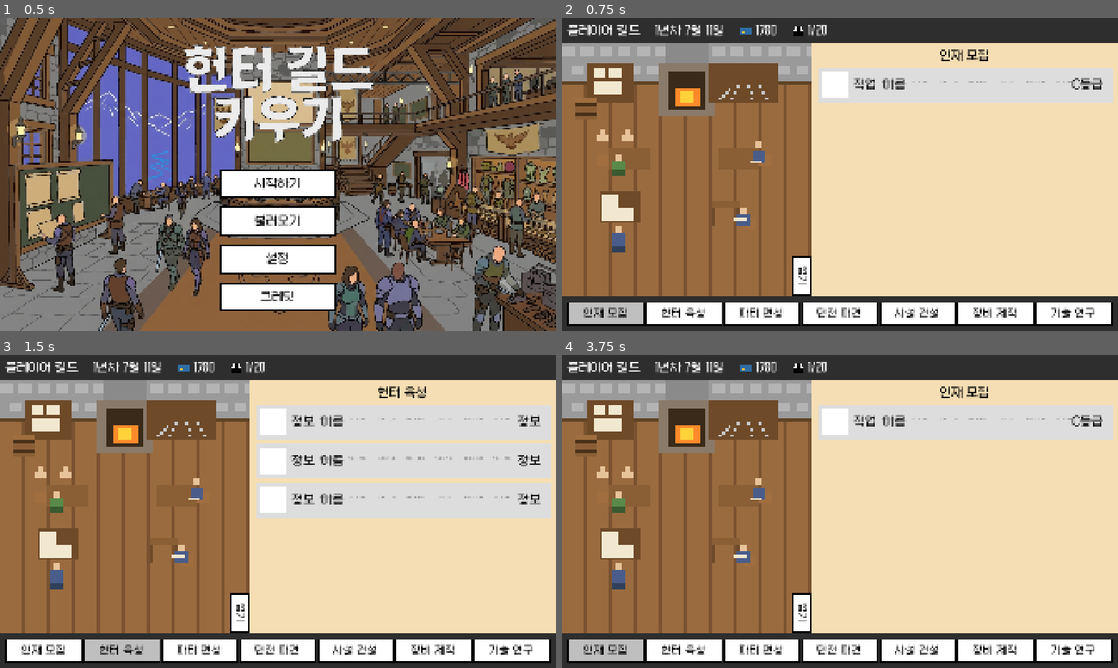
Above: before the commit, frames 1-4 (two rows, left to right).
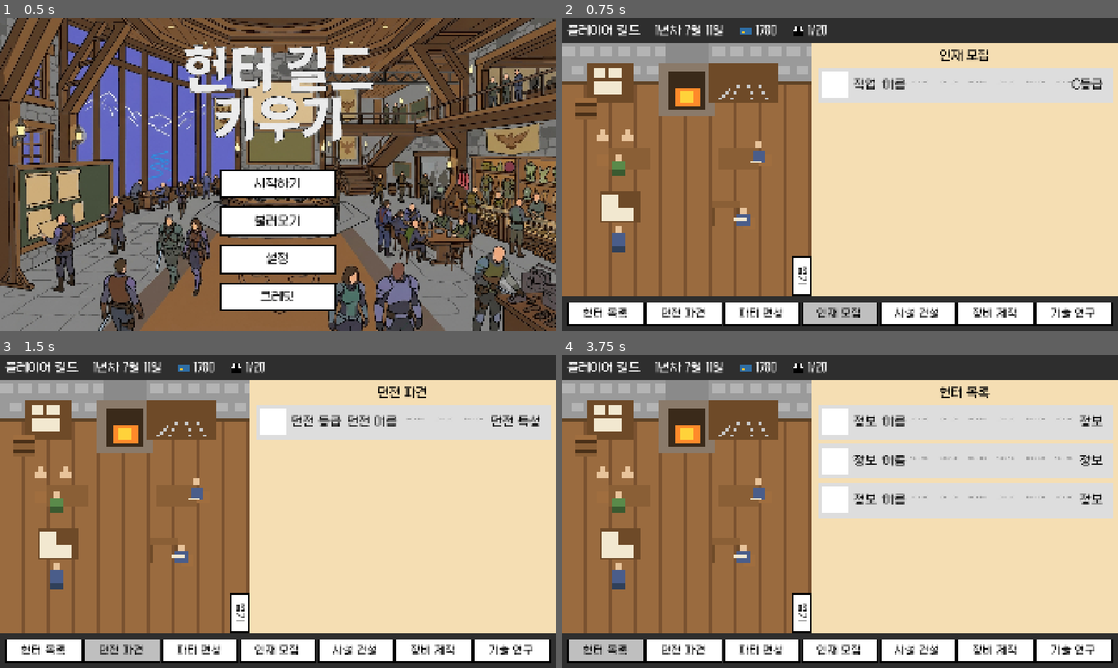
Above: after the commit, the same moments.

Repository: motsuni04/hunter-guild-tycoon
Game: Godot game, scene res://scenes/main/title.tscn
Two runs of this game, one before a commit and one after it. Both use one fixed random seed, a clock stepped at 60 frames per second and the inputs below.
Inputs (mouse positions are in pixels of both pictures, inside the frame that each line leads up to):
- Up to frame 1 (0.5 s): no input
- Up to frame 2 (0.75 s): click "시작하기" at 0.5 s
- Up to frame 3 (1.5 s): click (122, 649) at 1.25 s, where only the run before the commit has a clickable "헌터 육성"
- Up to frame 4 (3.75 s): click (962, 420) at 2.02 s; click (962, 461) at 2.77 s; click (606, 649) at 3.5 s, where only the run after the commit has a clickable "헌터 목록"

Frame 1 is identical in both runs. In frame 2, 1.9% of the frame differs, in the area x 1-57%, y 90-98%; in frame 3, 13%, in the area x 3-100%, y 10-96%; in frame 4, 13%.

Commit message:
Rename train -> hunter UI and ignore .tmp files
Rename Train window and related UI to Hunter: scenes/windows/train_window.tscn -> scenes/windows/hunter_window.tscn, update scene nodes, button texts, and signal handlers in game.tscn and game.gd (TRAIN_* -> HUNTER_*; _on_train_button_pressed -> _on_hunter_button_pressed). Add '*.tmp' to .gitignore to ignore editor temp files. Remove several leftover research_window .tmp files.

Diff:
--- a/scenes/main/game.gd
+++ b/scenes/main/game.gd
@@ -1,7 +1,7 @@
 extends Control
 
 const RECRUIT_WINDOW := preload("res://scenes/windows/recruit_window.tscn")
-const TRAIN_WINDOW := preload("res://scenes/windows/train_window.tscn")
+const HUNTER_WINDOW := preload("res://scenes/windows/hunter_window.tscn")
 const TEAM_WINDOW := preload("res://scenes/windows/team_window.tscn")
 const BATTLE_WINDOW := preload("res://scenes/windows/battle_window.tscn")
 const BUILD_WINDOW := preload("res://scenes/windows/build_window.tscn")
@@ -10,7 +10,7 @@
 
 @onready var controller_content: Container = $VBoxContainer/HBoxContainer/Controller/ControllerBackground/MarginContainer/ControllerContent
 @onready var recruit_button: Button = $VBoxContainer/LowBar/MarginContainer/HBoxContainer2/RecruitButton
-@onready var train_button: Button = $VBoxContainer/LowBar/MarginContainer/HBoxContainer2/TrainButton
+@onready var hunter_button: Button = $VBoxContainer/LowBar/MarginContainer/HBoxContainer2/HunterButton
 @onready var team_button: Button = $VBoxContainer/LowBar/MarginContainer/HBoxContainer2/TeamButton
 @onready var battle_button: Button = $VBoxContainer/LowBar/MarginContainer/HBoxContainer2/BattleButton
 @onready var build_button: Button = $VBoxContainer/LowBar/MarginContainer/HBoxContainer2/BuildButton
@@ -44,8 +44,8 @@
 	_select(recruit_button, RECRUIT_WINDOW)
 
 
-func _on_train_button_pressed() -> void:
-	_select(train_button, TRAIN_WINDOW)
+func _on_hunter_button_pressed() -> void:
+	_select(hunter_button, HUNTER_WINDOW)
 
 
 func _on_team_button_pressed() -> void:
--- a/scenes/main/game.tscn
+++ b/scenes/main/game.tscn
@@ -171,6 +171,28 @@
 [node name="HBoxContainer2" type="HBoxContainer" parent="VBoxContainer/LowBar/MarginContainer" unique_id=1441437311]
 layout_mode = 2
 
+[node name="HunterButton" parent="VBoxContainer/LowBar/MarginContainer/HBoxContainer2" unique_id=97632282 instance=ExtResource("2_feb5d")]
+custom_minimum_size = Vector2(180, 80)
+layout_mode = 2
+size_flags_horizontal = 3
+theme_override_font_sizes/font_size = 36
+text = "헌터 목록"
+
+[node name="BattleButton" parent="VBoxContainer/LowBar/MarginContainer/HBoxContainer2" unique_id=1185624381 instance=ExtResource("2_feb5d")]
+custom_minimum_size = Vector2(180, 80)
+layout_mode = 2
+size_flags_horizontal = 3
+theme_override_font_sizes/font_size = 36
+text = "던전 파견"
+
+[node name="TeamButton" parent="VBoxContainer/LowBar/MarginContainer/HBoxContainer2" unique_id=995868638 instance=ExtResource("2_feb5d")]
+custom_minimum_size = Vector2(180, 80)
+layout_mode = 2
+size_flags_horizontal = 3
+theme_override_font_sizes/font_size = 36
+text = "파티 편성
+"
+
 [node name="RecruitButton" parent="VBoxContainer/LowBar/MarginContainer/HBoxContainer2" unique_id=1849632553 instance=ExtResource("2_feb5d")]
 custom_minimum_size = Vector2(180, 80)
 layout_mode = 2
@@ -179,29 +201,6 @@
 text = "인재 모집
 "
 
-[node name="TrainButton" parent="VBoxContainer/LowBar/MarginContainer/HBoxContainer2" unique_id=97632282 instance=ExtResource("2_feb5d")]
-custom_minimum_size = Vector2(180, 80)
-layout_mode = 2
-size_flags_horizontal = 3
-theme_override_font_sizes/font_size = 36
-text = "헌터 육성
-"
-
-[node name="TeamButton" parent="VBoxContainer/LowBar/MarginContainer/HBoxContainer2" unique_id=995868638 instance=ExtResource("2_feb5d")]
-custom_minimum_size = Vector2(180, 80)
-layout_mode = 2
-size_flags_horizontal = 3
-theme_override_font_sizes/font_size = 36
-text = "파티 편성
-"
-
-[node name="BattleButton" parent="VBoxContainer/LowBar/MarginContainer/HBoxContainer2" unique_id=1185624381 instance=ExtResource("2_feb5d")]
-custom_minimum_size = Vector2(180, 80)
-layout_mode = 2
-size_flags_horizontal = 3
-theme_override_font_sizes/font_size = 36
-text = "던전 파견"
-
 [node name="BuildButton" parent="VBoxContainer/LowBar/MarginContainer/HBoxContainer2" unique_id=275923653 instance=ExtResource("2_feb5d")]
 custom_minimum_size = Vector2(180, 80)
 layout_mode = 2
@@ -224,10 +223,10 @@
 theme_override_font_sizes/font_size = 36
 text = "기술 연구"
 
+[connection signal="pressed" from="VBoxContainer/LowBar/MarginContainer/HBoxContainer2/HunterButton" to="." method="_on_hunter_button_pressed"]
+[connection signal="pressed" from="VBoxContainer/LowBar/MarginContainer/HBoxContainer2/BattleButton" to="." method="_on_battle_button_pressed"]
+[connection signal="pressed" from="VBoxContainer/LowBar/MarginContainer/HBoxContainer2/TeamButton" to="." method="_on_team_button_pressed"]
 [connection signal="pressed" from="VBoxContainer/LowBar/MarginContainer/HBoxContainer2/RecruitButton" to="." method="_on_recruit_button_pressed"]
-[connection signal="pressed" from="VBoxContainer/LowBar/MarginContainer/HBoxContainer2/TrainButton" to="." method="_on_train_button_pressed"]
-[connection signal="pressed" from="VBoxContainer/LowBar/MarginContainer/HBoxContainer2/TeamButton" to="." method="_on_team_button_pressed"]
-[connection signal="pressed" from="VBoxContainer/LowBar/MarginContainer/HBoxContainer2/BattleButton" to="." method="_on_battle_button_pressed"]
 [connection signal="pressed" from="VBoxContainer/LowBar/MarginContainer/HBoxContainer2/BuildButton" to="." method="_on_build_button_pressed"]
 [connection signal="pressed" from="VBoxContainer/LowBar/MarginContainer/HBoxContainer2/ItemButton" to="." method="_on_item_button_pressed"]
 [connection signal="pressed" from="VBoxContainer/LowBar/MarginContainer/HBoxContainer2/ResearchButton" to="." method="_on_research_button_pressed"]
--- a/scenes/windows/train_window.tscn
+++ b/scenes/windows/hunter_window.tscn
@@ -3,7 +3,7 @@
 [ext_resource type="FontFile" uid="uid://deimdqp32x0o" path="res://assets/fonts/MonaS10.ttf" id="1_font"]
 [ext_resource type="PackedScene" uid="uid://bycvh6v57cfu4" path="res://scenes/ui_common/base_info.tscn" id="2_recruitinfo"]
 
-[node name="TrainWindow" type="VBoxContainer" unique_id=6610001]
+[node name="HunterWindow" type="VBoxContainer" unique_id=6610001]
 offset_right = 1920.0
 offset_bottom = 1080.0
 size_flags_horizontal = 3
@@ -15,7 +15,7 @@
 theme_override_colors/font_color = Color(0, 0, 0, 1)
 theme_override_fonts/font = ExtResource("1_font")
 theme_override_font_sizes/font_size = 40
-text = "헌터 육성"
+text = "헌터 목록"
 horizontal_alignment = 1
 
 [node name="ScrollContainer" type="ScrollContainer" parent="." unique_id=6610003]
@@ -23,16 +23,16 @@
 size_flags_vertical = 3
 horizontal_scroll_mode = 0
 
-[node name="TrainInfoList" type="VBoxContainer" parent="ScrollContainer" unique_id=6610004]
+[node name="HunterInfoList" type="VBoxContainer" parent="ScrollContainer" unique_id=6610004]
 layout_mode = 2
 size_flags_horizontal = 3
 theme_override_constants/separation = 15
 
-[node name="TrainInfo" parent="ScrollContainer/TrainInfoList" unique_id=6610005 instance=ExtResource("2_recruitinfo")]
+[node name="HunterInfo" parent="ScrollContainer/HunterInfoList" unique_id=6610005 instance=ExtResource("2_recruitinfo")]
 layout_mode = 2
 
-[node name="TrainInfo2" parent="ScrollContainer/TrainInfoList" unique_id=6610006 instance=ExtResource("2_recruitinfo")]
+[node name="HunterInfo2" parent="ScrollContainer/HunterInfoList" unique_id=6610006 instance=ExtResource("2_recruitinfo")]
 layout_mode = 2
 
-[node name="TrainInfo3" parent="ScrollContainer/TrainInfoList" unique_id=6610007 instance=ExtResource("2_recruitinfo")]
+[node name="HunterInfo3" parent="ScrollContainer/HunterInfoList" unique_id=6610007 instance=ExtResource("2_recruitinfo")]
 layout_mode = 2
Not shown, changed: .gitignore
Not shown, removed: scenes/windows/research_window.tscn7306381656.tmp
Not shown, removed: scenes/windows/research_window.tscn7312114809.tmp
Not shown, removed: scenes/windows/research_window.tscn7316771596.tmp
Not shown, removed: scenes/windows/research_window.tscn7324126272.tmp
Not shown, removed: scenes/windows/research_window.tscn7338435495.tmp
Not shown, removed: scenes/windows/research_window.tscn7343296106.tmp
